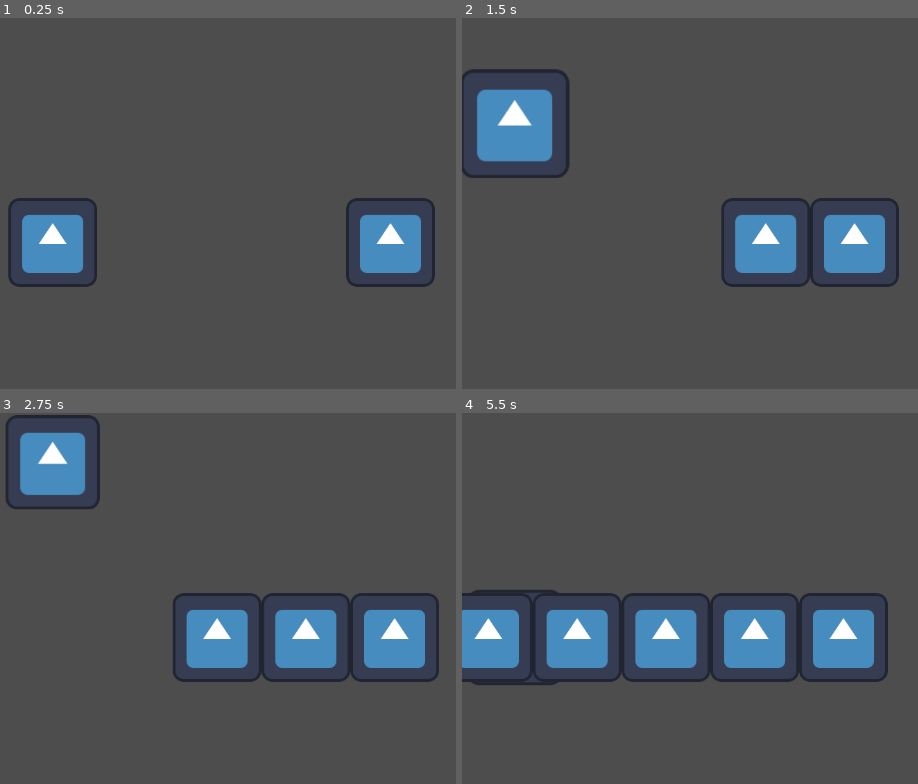
Above: before the commit, frames 1-4 (two rows, left to right).
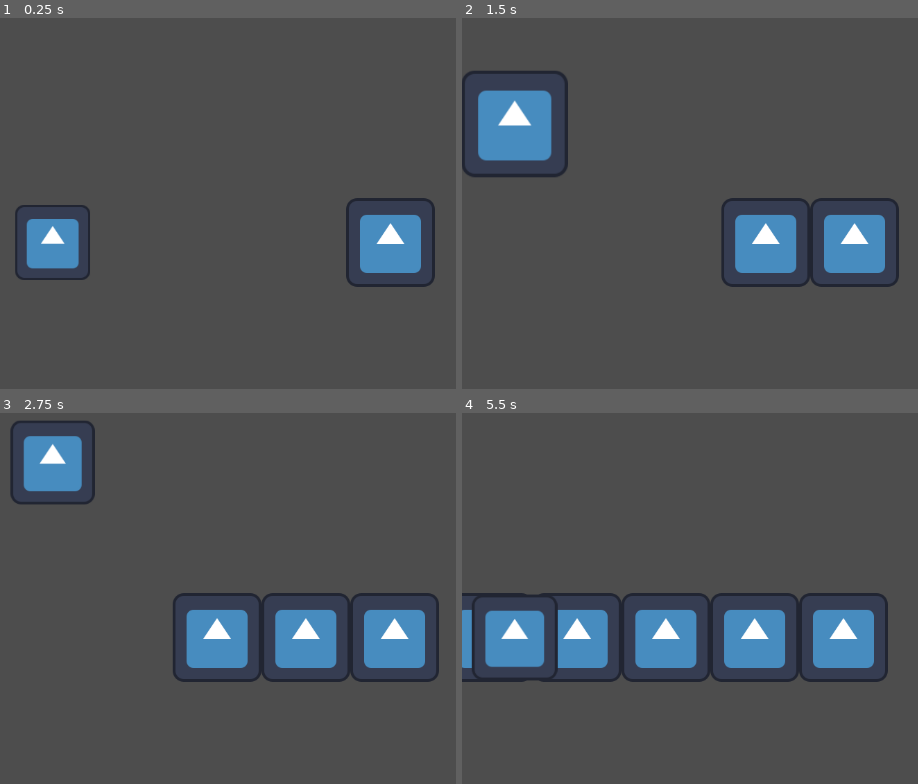
Above: after the commit, the same moments.

Repository: Shuisho10/Flee-3
Game: Godot game, scene res://res/scenes/ingame.tscn
Two runs of this game, one before a commit and one after it. Both use one fixed random seed, a clock stepped at 60 frames per second and the inputs below. The engine's default icon, where the game draws it, is replaced by a stand-in: a white triangle on a blue panel in a dark square.
Inputs:
- Up to frame 1 (0.25 s): no input
- Up to frame 2 (1.5 s): hold W (button_up) 0.53-1.28 s; hold Space (button_jump) 0.53-1.28 s; hold S (button_down) from 1.28 s (still down); tap Space (button_jump) at 1.35 s
- Up to frame 3 (2.75 s): tap Space (button_jump) at 1.52, 1.82 s; release S (button_down) at 2.03 s; hold W (button_up) from 2.03 s (still down); hold Space (button_jump) from 2.03 s (still down)
- Up to frame 4 (5.5 s): release Space (button_jump) at 2.78 s; tap Space (button_jump) at 2.85, 3.02, 3.32, 4.35, 4.52, 4.82 s; release W (button_up) at 3.53 s; hold Space (button_jump) 3.53-4.28 s; hold S (button_down) from 3.53 s (still down); hold Space (button_jump) from 5.03 s (still down)

The runs differ from the first frame. In frame 1, 1.6% of the frame differs, in the area x 1-22%, y 48-73%; in frame 2, 0.7%; in frame 3, 1.7%; in frame 4, 2.6%, in the area x 1-22%, y 47-74%.

Commit message:
Comments

Diff:
--- a/res/scenes/ingame.tscn
+++ b/res/scenes/ingame.tscn
@@ -7,6 +7,7 @@
 [node name="Ingame" type="Node2D"]
 
 [node name="Player" parent="." node_paths=PackedStringArray("current_scene") instance=ExtResource("1_6qvhn")]
+z_index = 1
 position = Vector2(-500, 0)
 current_scene = NodePath("../Escena")
 
--- a/res/scenes/player.tscn
+++ b/res/scenes/player.tscn
@@ -15,7 +15,7 @@
 "times": PackedFloat32Array(0, 0.5, 1),
 "transitions": PackedFloat32Array(1, 1, 1),
 "update": 0,
-"values": [Vector2(1, 1), Vector2(1.285, 1.285), Vector2(1, 1)]
+"values": [Vector2(0.85, 0.85), Vector2(1.285, 1.285), Vector2(0.85, 0.85)]
 }
 
 [sub_resource type="AnimationLibrary" id="AnimationLibrary_v53hp"]
@@ -24,6 +24,7 @@
 }
 
 [node name="Player" type="Sprite2D"]
+scale = Vector2(0.85, 0.85)
 texture = ExtResource("1_4t0if")
 script = ExtResource("2_ammic")
 
--- a/src/core/Player.gd
+++ b/src/core/Player.gd
@@ -3,12 +3,14 @@
 @export var current_scene : Scroller
 
 var lane: int = 0
-@onready var anim :AnimationPlayer= %AnimationPlayer
+var locked_movement: bool = false
+var jumping: bool = false
+@onready var _anim :AnimationPlayer= %AnimationPlayer
 
 #Move player to lane
 func _process(delta):
 	position.y = lerpf(position.y,lane * current_scene.obs_size.y, delta * (current_scene.speed/20))
-	if Input.is_action_pressed("button_jump") and anim.current_animation=="":
+	if Input.is_action_pressed("button_jump") and _anim.current_animation=="":
 		jump()
 
 
@@ -21,13 +23,14 @@
 
 
 func jump():
-	anim.play("jump",1,1/(current_scene.time_per_obsticle()*2))
+	_anim.play("jump",1,1/(current_scene.time_per_obsticle()*2))
 
 
 func move_up():
 	if current_scene.lane_size > lane:
 		lane += 1
 
+
 func move_down():
 	if -current_scene.lane_size < lane:
 		lane -= 1
Not shown, added: credits.txt
Not shown, added: res/ideas.txt
